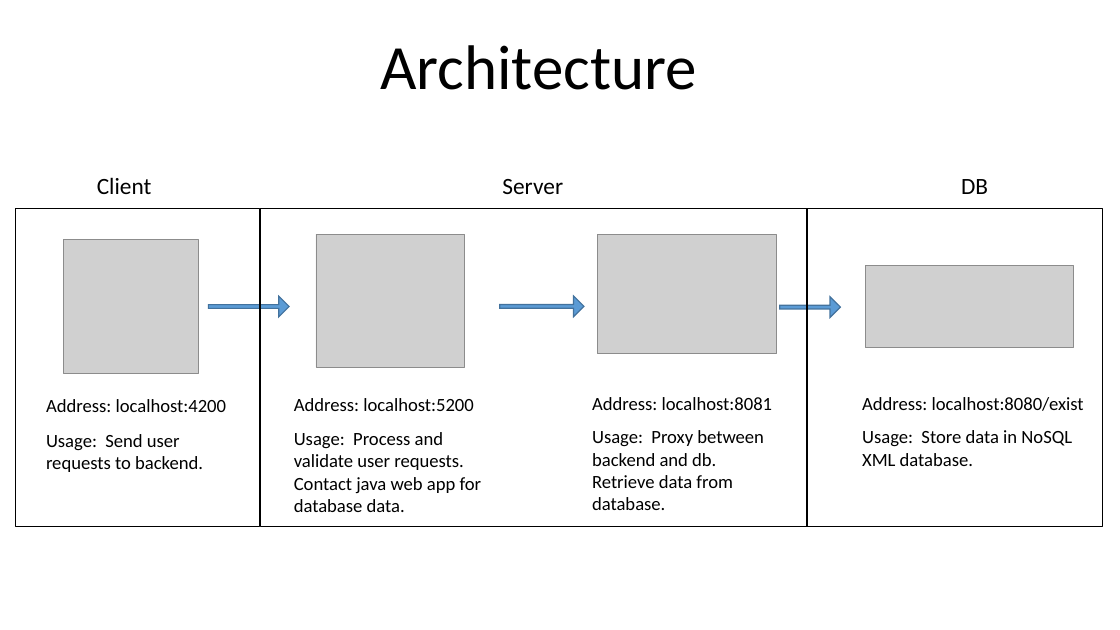
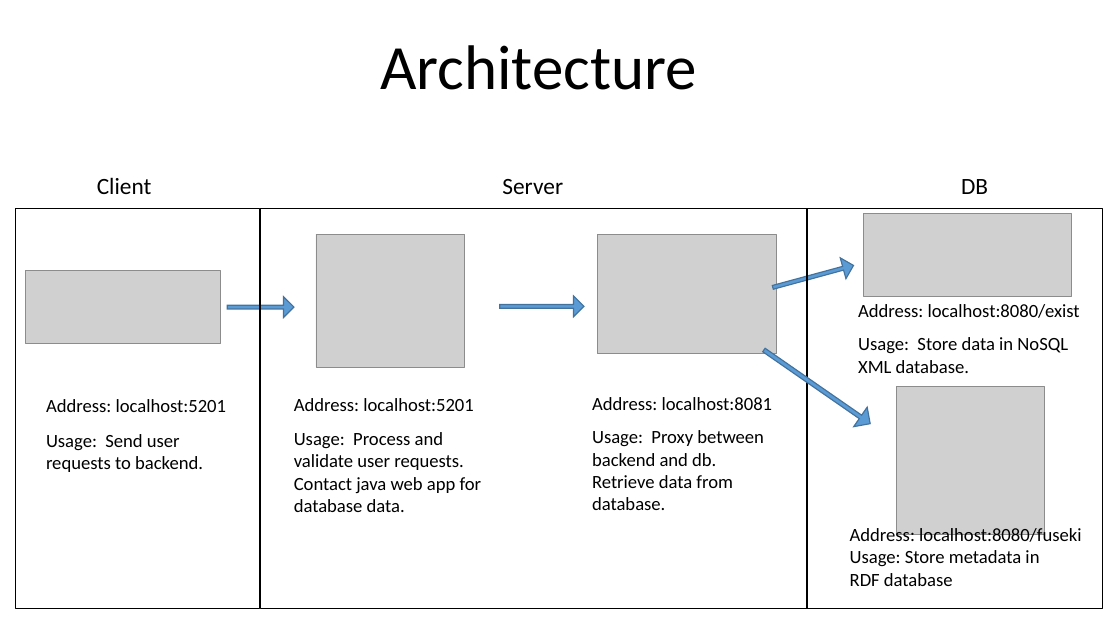
Before and after one commit to Korma96/Scientific-Publications, a slide deck: slide 1 of doc/Architecture.pptx. Drawn at 1120x630 pixels with LibreOffice and Linux fonts; fonts in the diff are those of the drawing; grey boxes stand for pictures. Boxes give left, top, right and bottom in pixels: in the first picture for what was removed or moved away, otherwise in the second. Text is boxed around its words. In the diff, an @@ line names an element or a change of style, - is before the commit and + after.

```diff
--- a/doc/Architecture.pptx
+++ b/doc/Architecture.pptx
@@ rectangle: place and size @@
-rectangle at <box>16,208,260,526</box>
+rectangle at <box>16,208,260,608</box>
@@ rectangle: place and size @@
-rectangle at <box>260,208,808,526</box>
+rectangle at <box>260,208,808,608</box>
@@ rectangle: place and size @@
-rectangle at <box>807,208,1103,526</box>
+rectangle at <box>807,208,1103,608</box>
@@ picture removed at <box>63,239,197,374</box> @@
@@ picture: place and size @@
-picture at <box>865,266,1074,348</box>
+picture at <box>864,213,1072,296</box>
@@ right arrow at <box>770,255,857,298</box>: rotation 0 to 344 degrees @@
@@ picture added at <box>26,271,221,344</box> @@
@@ right arrow: place and size @@
-right arrow at <box>208,297,289,318</box>
+right arrow at <box>228,297,294,318</box>
@@ text "Address: localhost:8080/exist": place and size @@
-text "Address: localhost:8080/exist" at <box>862,397,1084,466</box>
+text "Address: localhost:8080/exist" at <box>858,304,1080,373</box>
@@ right arrow added at <box>758,340,877,433</box>, fill #5B9BD5, outline #43739E 1 pt @@
@@ picture added at <box>897,386,1045,534</box> @@
@@ text at <box>46,399,227,412</box>: text changed @@
-Address: localhost:4200
+Address: localhost:5201
@@ text at <box>294,398,474,411</box>: text changed @@
-Address: localhost:5200
+Address: localhost:5201
@@ text added at <box>850,526,1081,586</box>, 16 pt, text #000000 @@
+Address: localhost:8080/fuseki
+Usage: Store metadata in
+RDF database
```
Also in this commit, not shown: 7 other files.
